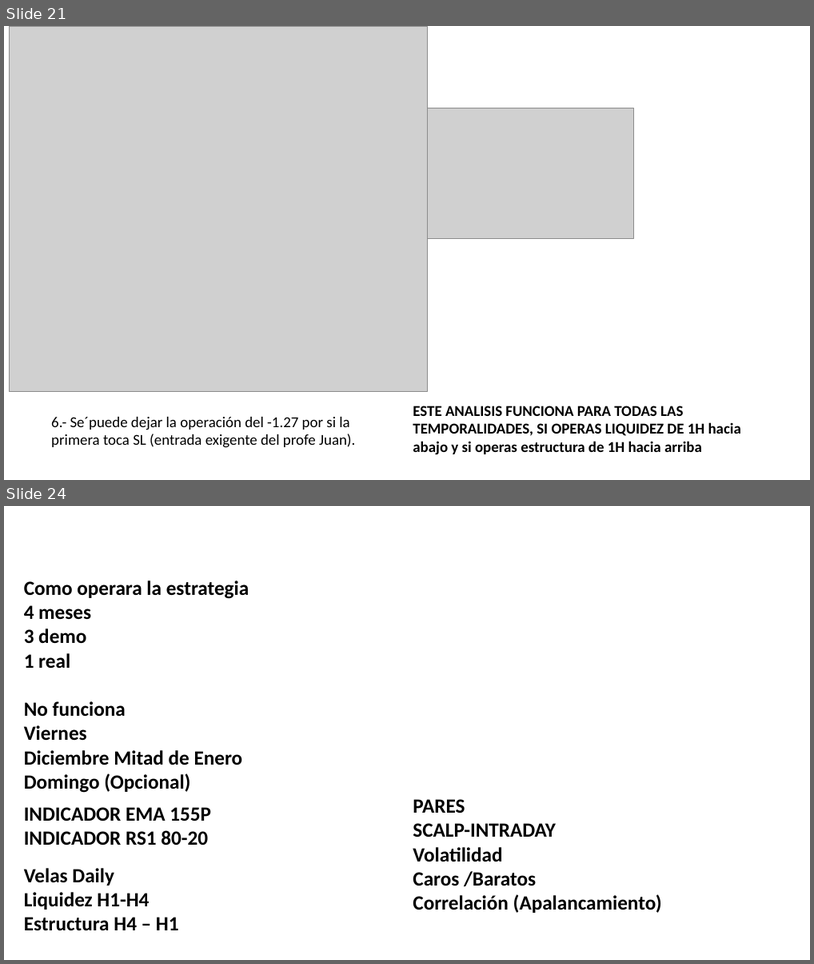
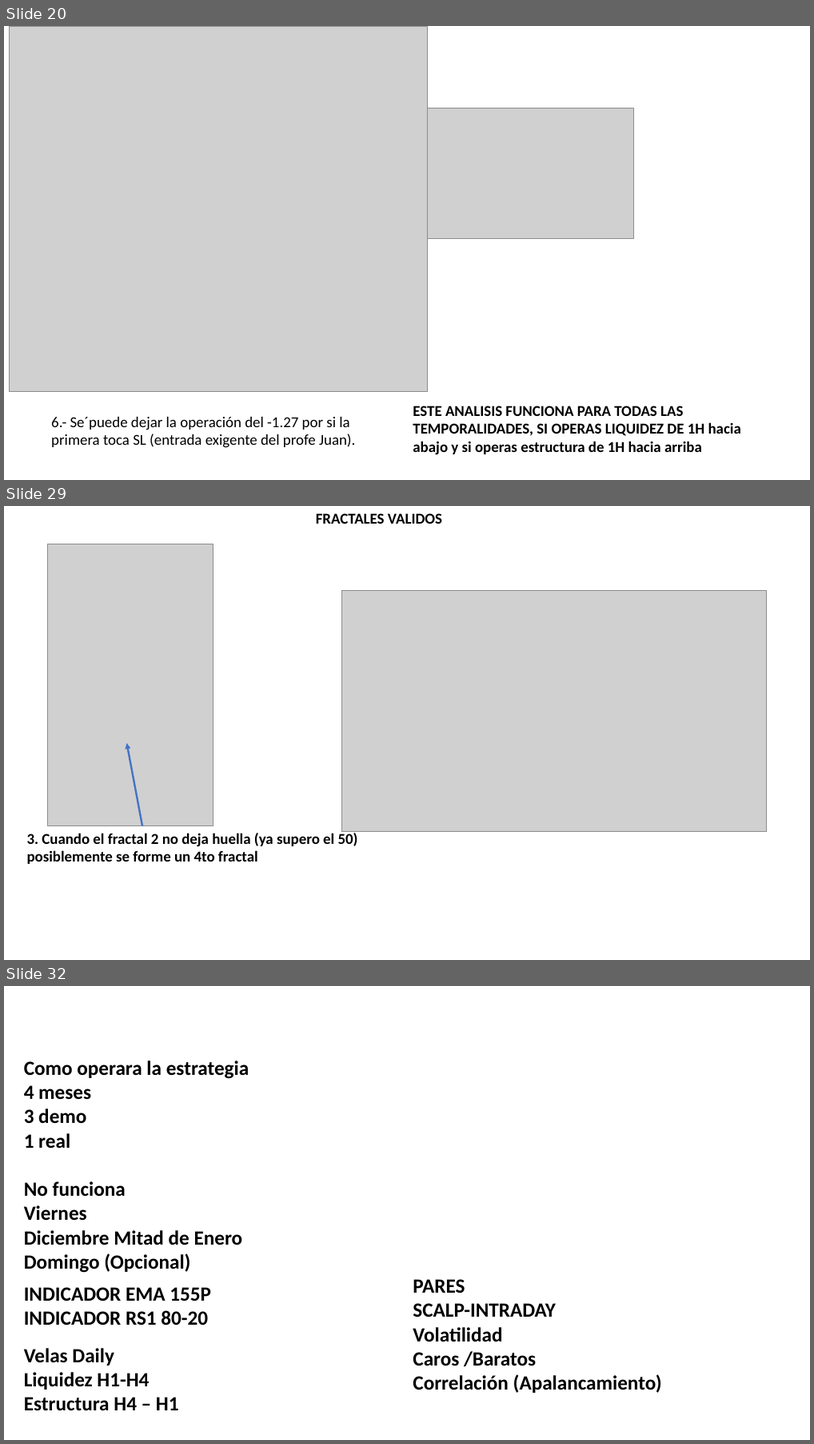
Before and after one commit to Edd1eware/Yields_Academy, a slide deck: Manual_YIELDS_ACADEMY.pptx. Shown one above the other, each under a label of ours: slides 21 and 24 before the commit, slides 20, 29 and 32 after it; the slides between them are not shown. The pictures are 814x964 and 814x1444 pixels, drawn with LibreOffice and Linux fonts; fonts in the diff are those of the drawing; grey boxes stand for pictures. Boxes give left, top, right and bottom in pixels: in the first picture for what was removed or moved away, otherwise in the second. Text is boxed around its words. In the diff, an @@ line names an element or a change of style, - is before the commit and + after.

Commit message:
fractales validos

```diff
--- a/Manual_YIELDS_ACADEMY.pptx
+++ b/Manual_YIELDS_ACADEMY.pptx
@@ slide 29 added at (x1=4, y1=506, x2=810, y2=960), background #FFFFFF @@
@@ text added at (x1=316, y1=513, x2=442, y2=524), 18 pt, text #000000, bold @@
+FRACTALES VALIDOS
@@ picture added at (x1=47, y1=544, x2=214, y2=825) @@
@@ picture added at (x1=342, y1=591, x2=767, y2=832) @@
@@ arrow added from (142, 825) to (127, 743), #4472C4 2.25 pt @@
@@ text added at (x1=27, y1=831, x2=358, y2=864), 18 pt, text #000000, bold @@
+3. Cuando el fractal 2 no deja huella (ya supero el 50) posiblemente se forme un 4to fractal
@@ what was slide 21 is now slide 20 @@
@@ what was slide 24 is now slide 32 @@
```
Also in this commit, not shown: 2 slides changed, 9 other slides added, 2 slides removed.
